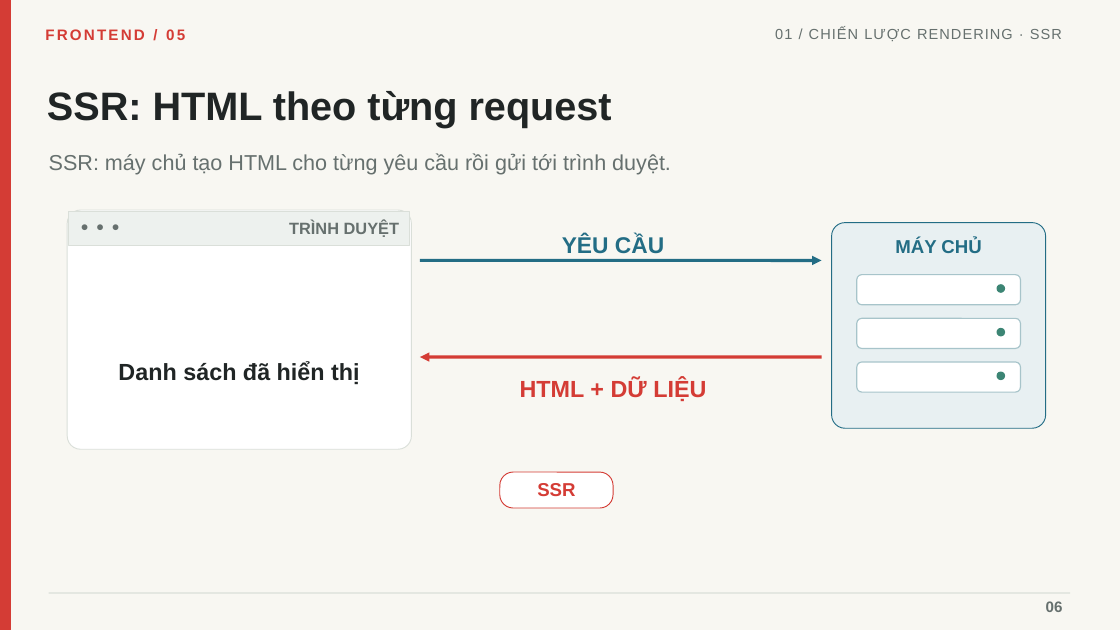
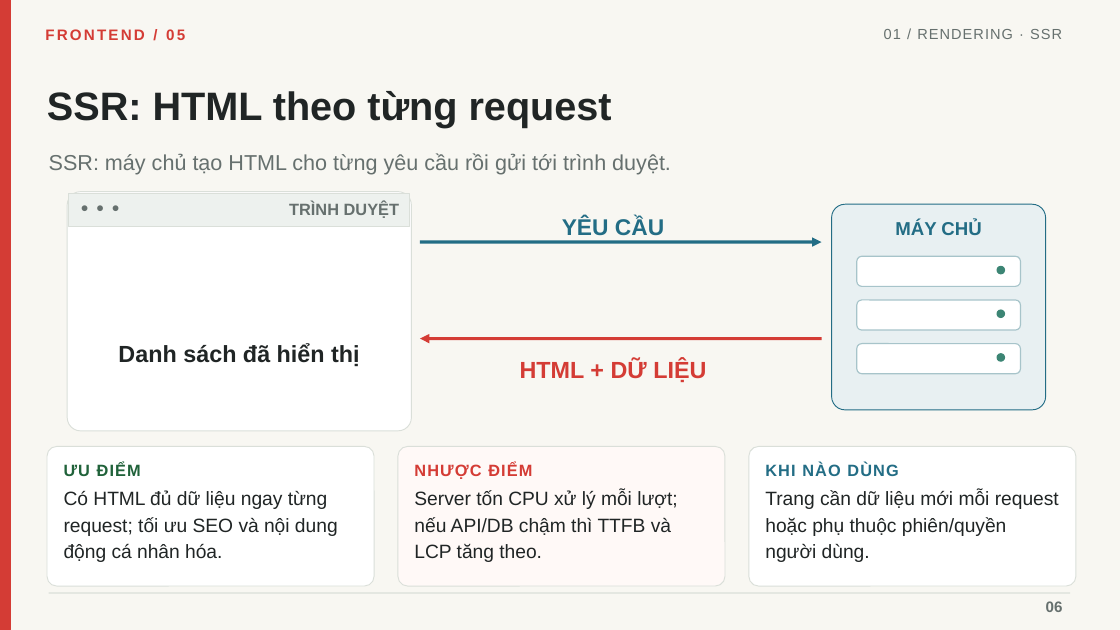
Before and after one commit to linhtn-spec/seminar-nextjs, a slide deck: slide 6 of Seminar_05_Frontend_Roadmap_Tieng_Viet_Da_Chinh_Sua.pptx. Drawn at 1120x630 pixels with LibreOffice and Linux fonts; fonts in the diff are those of the drawing. Boxes give left, top, right and bottom in pixels: in the first picture for what was removed or moved away, otherwise in the second. Text is boxed around its words. In the diff, an @@ line names an element or a change of style, - is before the commit and + after.

```diff
--- a/Seminar_05_Frontend_Roadmap_Tieng_Viet_Da_Chinh_Sua.pptx
+++ b/Seminar_05_Frontend_Roadmap_Tieng_Viet_Da_Chinh_Sua.pptx
@@ text at (884, 29, 1062, 39): text changed @@
-01 / CHIẾN LƯỢC RENDERING · SSR
+01 / RENDERING · SSR
@@ 6 texts, 5 rounded rectangles, 3 ellipses, 2 arrows, 1 rectangle: place and size @@
-6 texts, 5 rounded rectangles, 3 ellipses, 2 arrows, 1 rectangle at (67, 210, 1046, 450)
+6 texts, 5 rounded rectangles, 3 ellipses, 2 arrows, 1 rectangle at (67, 192, 1046, 431)
@@ rounded rectangle added at (47, 446, 374, 586), fill #FFFFFF, outline #DADFD9 0.8 pt @@
@@ rounded rectangle added at (398, 446, 725, 586), fill #FFF9F7, outline #DADFD9 0.8 pt @@
@@ rounded rectangle added at (749, 446, 1076, 586), fill #FFFFFF, outline #DADFD9 0.8 pt @@
@@ text added at (64, 463, 141, 476), 14 pt, text #20623A, bold @@
+ƯU ĐIỂM
@@ text added at (414, 463, 532, 479), 14 pt, text #D43C35, bold @@
+NHƯỢC ĐIỂM
@@ rounded rectangle removed at (500, 472, 613, 508) @@
@@ text added at (765, 463, 898, 476), 14 pt, text #236D85, bold @@
+KHI NÀO DÙNG
@@ text added at (64, 490, 338, 562), 16.5 pt, text #202525 @@
+Có HTML đủ dữ liệu ngay từng request; tối ưu SEO và nội dung động cá nhân hóa.
@@ text added at (414, 490, 677, 562), 16.5 pt, text #202525 @@
+Server tốn CPU xử lý mỗi lượt; nếu API/DB chậm thì TTFB và LCP tăng theo.
@@ text removed at (537, 483, 575, 496) @@
-SSR
@@ text added at (765, 490, 1059, 562), 16.5 pt, text #202525 @@
+Trang cần dữ liệu mới mỗi request hoặc phụ thuộc phiên/quyền người dùng.
```
Also in this commit, not shown: 19 other slides changed, 8 slides added, 7 slides removed, 25 other files.
